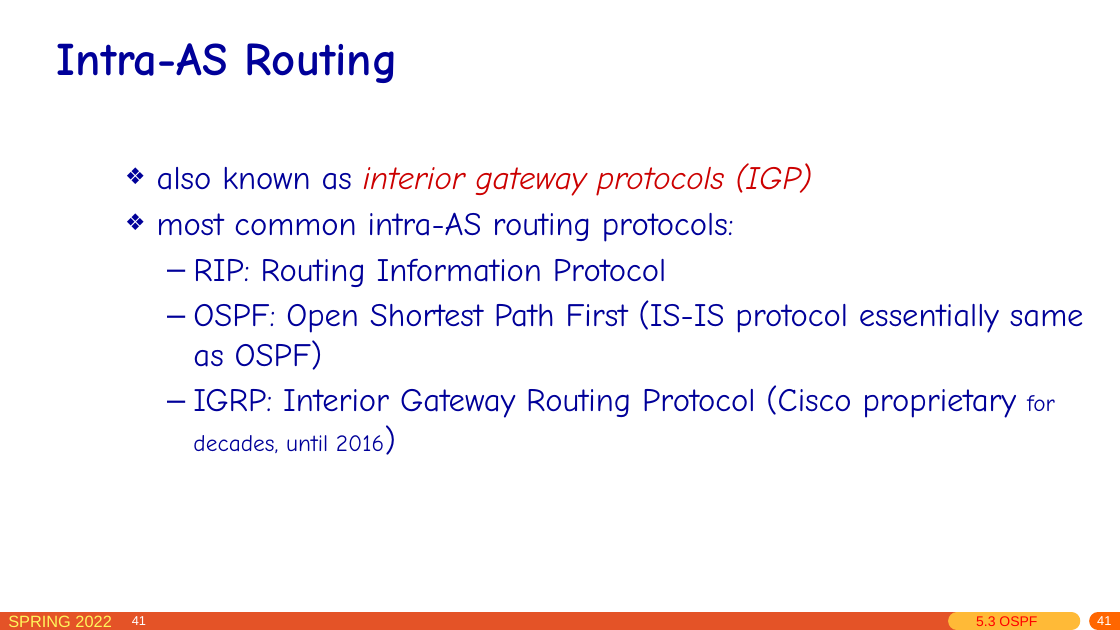
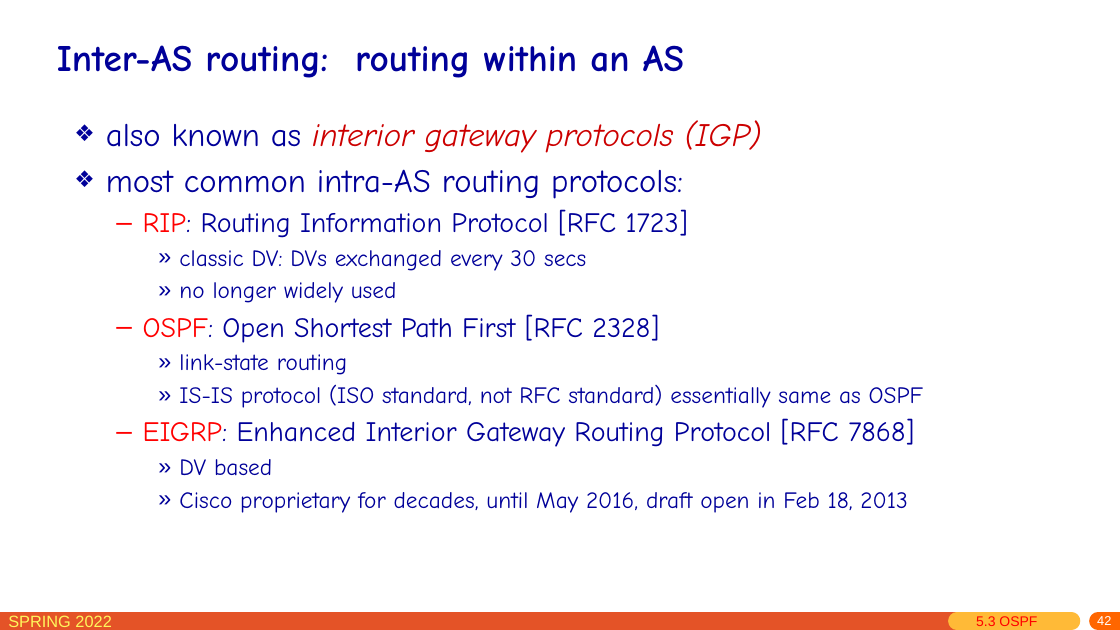
Before and after one commit to network-whu/slides, a slide deck: slide 42 of pptx/chapter5.pptx (slide 41 before the commit). Drawn at 1120x630 pixels with LibreOffice and Linux fonts; fonts in the diff are those of the drawing. Boxes give left, top, right and bottom in pixels: in the first picture for what was removed or moved away, otherwise in the second. Text is boxed around its words. In the diff, an @@ line names an element or a change of style, - is before the commit and + after.

```diff
--- a/pptx/chapter5.pptx
+++ b/pptx/chapter5.pptx
@@ title at box(57, 45, 684, 78): text changed; size 40 to 32 pt @@
-Intra-AS Routing
+Inter-AS routing: routing within an AS
@@ text "also known as interior gateway ...": place and size @@
-text "also known as interior gateway ..." at box(157, 163, 1084, 453)
+text "also known as interior gateway ..." at box(106, 120, 923, 513)
@@ text at box(143, 209, 923, 513): text changed; size 28 to 20 pt @@
-  – RIP: Routing Information Protocol
-  – OSPF: Open Shortest Path First (IS-IS protocol essentially same as OSPF)
-  – IGRP: Interior Gateway Routing Protocol (Cisco proprietary for decades, until 2016)
+  – RIP: Routing Information Protocol [RFC 1723]
+    » classic DV: DVs exchanged every 30 secs
+    » no longer widely used
+  – OSPF: Open Shortest Path First [RFC 2328]
+    » link-state routing
+    » IS-IS protocol (ISO standard, not RFC standard) essentially same as OSPF
+  – EIGRP: Enhanced Interior Gateway Routing Protocol [RFC 7868]
+    » DV based
+    » Cisco proprietary for decades, until May 2016, draft open in Feb 18, 2013
@@ page number removed at box(132, 616, 146, 625) @@
-41
@@ page number at box(1097, 616, 1111, 625): text changed @@
-41
+42
```
Also in this commit, not shown: 94 other slides changed, 18 slides added, 1 slide removed, 1 other file.
